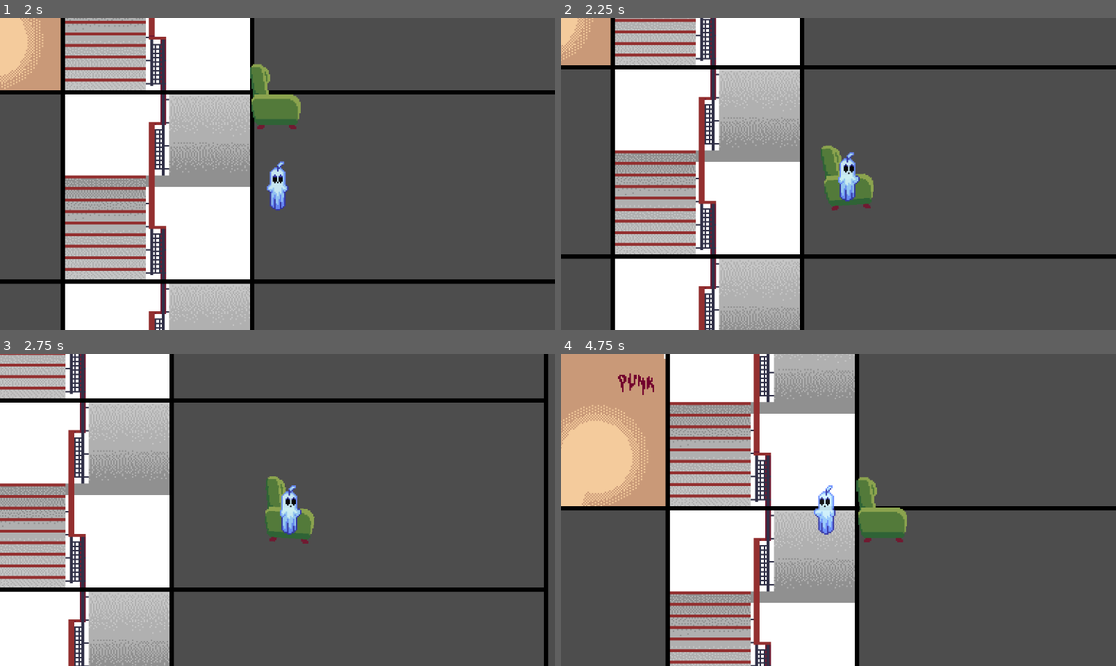
Above: before the commit, frames 1-4 (two rows, left to right).
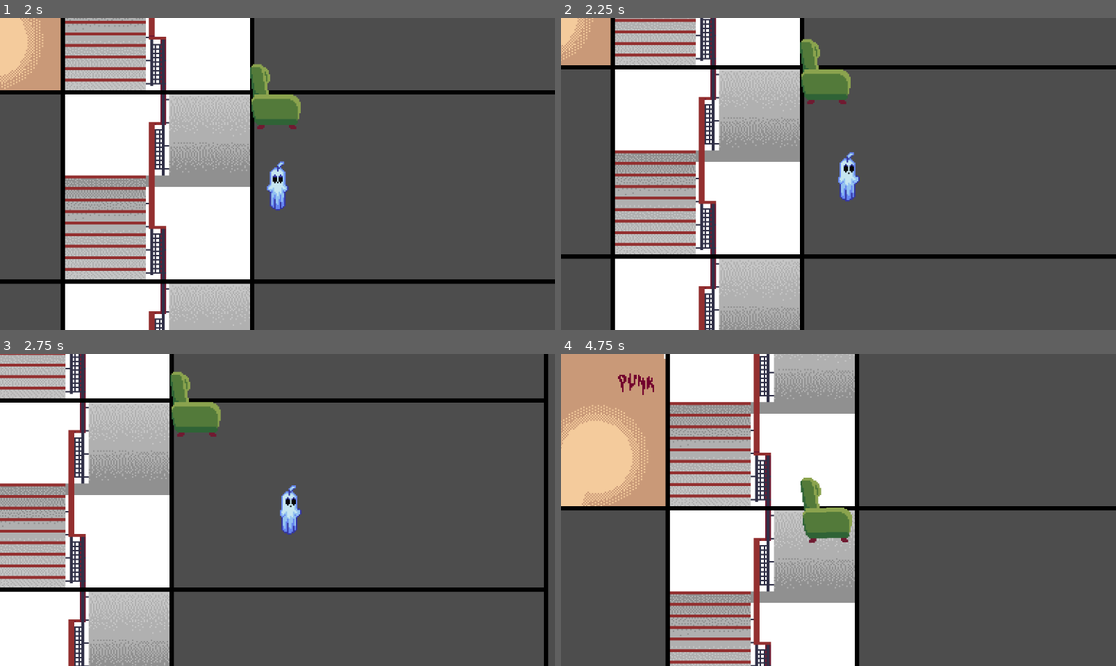
Above: after the commit, the same moments.

Repository: Laquinh/hell-duck-game
Game: Godot game, scene res://main.tscn
The game is run twice, just before and just after one commit, with the same random seed, the same clock (stepped at 60 frames per second) and the same inputs.
Inputs:
- Up to frame 1 (2 s): tap Enter at 0.5 s; hold Right (move_right) 0.53-1.28 s; hold Space (possess) 0.53-1.28 s; hold Down (move_down) from 1.28 s (still down); tap Space (possess) at 1.35 s
- Up to frame 2 (2.25 s): release Down (move_down) at 2.03 s; hold Right (move_right) from 2.03 s (still down); hold Space (possess) from 2.03 s (still down)
- Up to frame 3 (2.75 s): keep holding Right (move_right); keep holding Space (possess)
- Up to frame 4 (4.75 s): release Right (move_right) at 2.78 s; release Space (possess) at 2.78 s; hold Up (move_up) 2.78-3.53 s; tap Space (possess) at 2.85, 4.35 s; hold Space (possess) 3.53-4.28 s; hold Left (move_left) from 3.53 s (still down)

Frame 1 is identical in both runs. In frame 2, 2.0% of the frame differs, in the area x 43-57%, y 6-62%; in frame 3, 2.0%; in frame 4, 2.4%, in the area x 43-63%, y 39-61%.

Commit message:
Remove reference to old possessed furniture

Diff:
--- a/player/player.gd
+++ b/player/player.gd
@@ -45,6 +45,7 @@
 	if event.is_action_pressed("possess"):
 		if possessed_furniture:
 			possessed_furniture.toggle_possessed()
+			possessed_furniture = null
 			visible = true
 		else:
 			var potential_furniture = null
